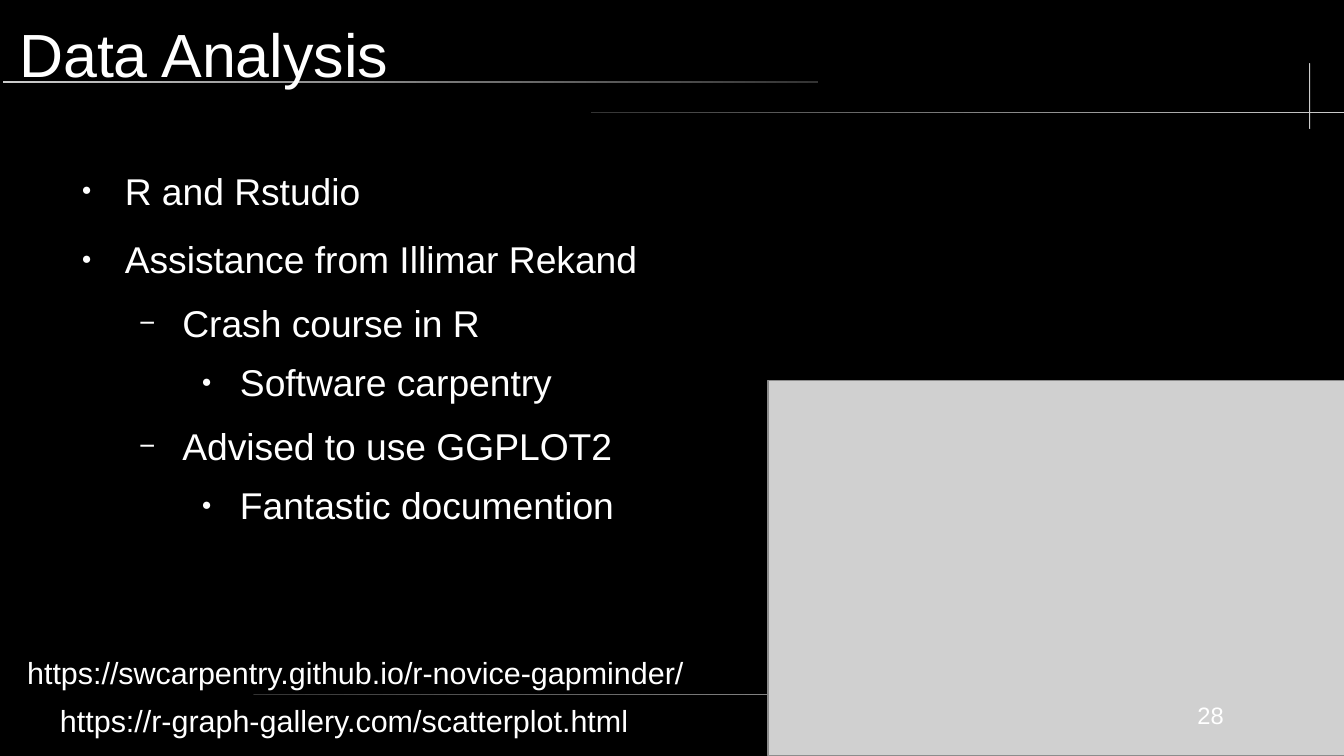
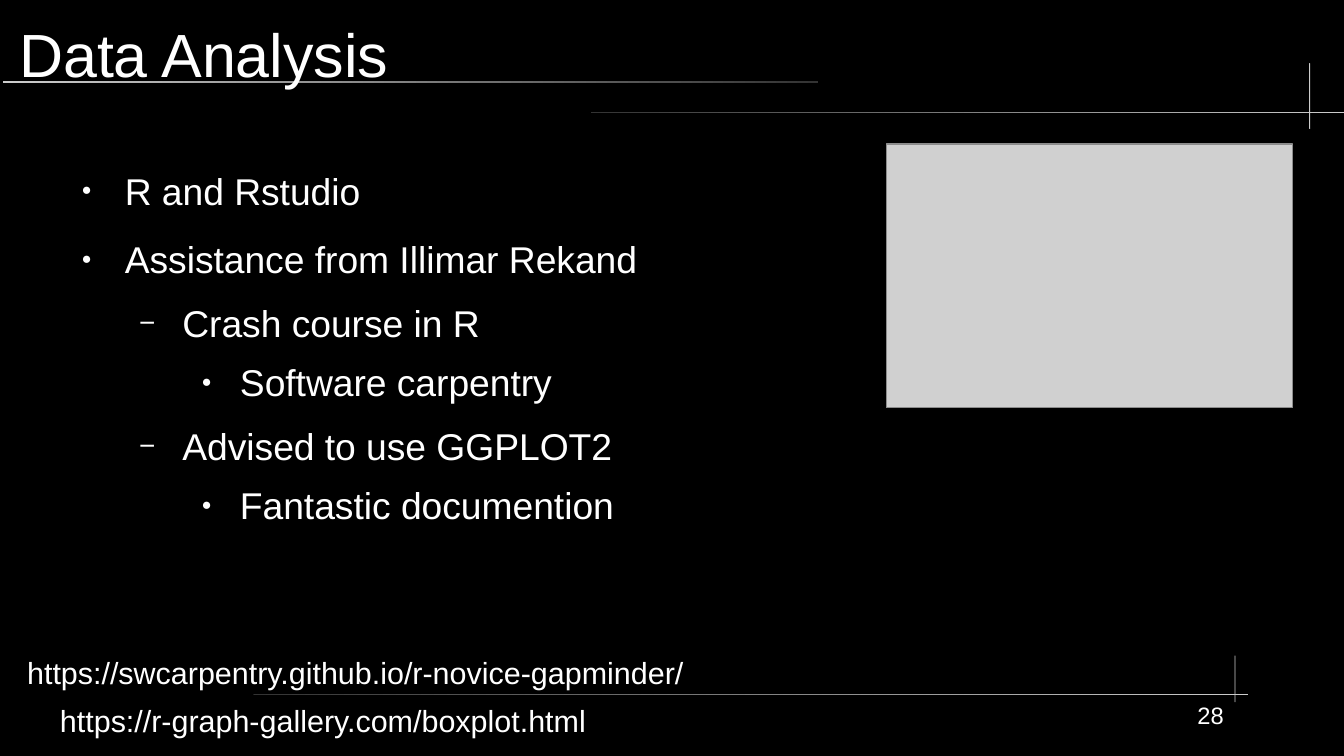
Before and after one commit to KWaloen/tc39_proposals_project, a slide deck: slide 28 of Data Analysis/Presentation/JS Proposals Project.odp. Drawn at 1344x756 pixels with LibreOffice and Linux fonts; fonts in the diff are those of the drawing; grey boxes stand for pictures. Boxes give left, top, right and bottom in pixels: in the first picture for what was removed or moved away, otherwise in the second. Text is boxed around its words. In the diff, an @@ line names an element or a change of style, - is before the commit and + after.

Commit message:
update presentation

```diff
--- a/Data Analysis/Presentation/JS Proposals Project.odp
+++ b/Data Analysis/Presentation/JS Proposals Project.odp
@@ picture: place and size @@
-picture at [768,381,1344,756]
+picture at [887,144,1293,409]
@@ freeform shape added at [1235,656,1237,702], fill #CCCCCC @@
@@ text at [60,710,586,738]: text changed @@
-https://r-graph-gallery.com/scatterplot.html
+https://r-graph-gallery.com/boxplot.html
```
Also in this commit, not shown: 1 other slide changed.
